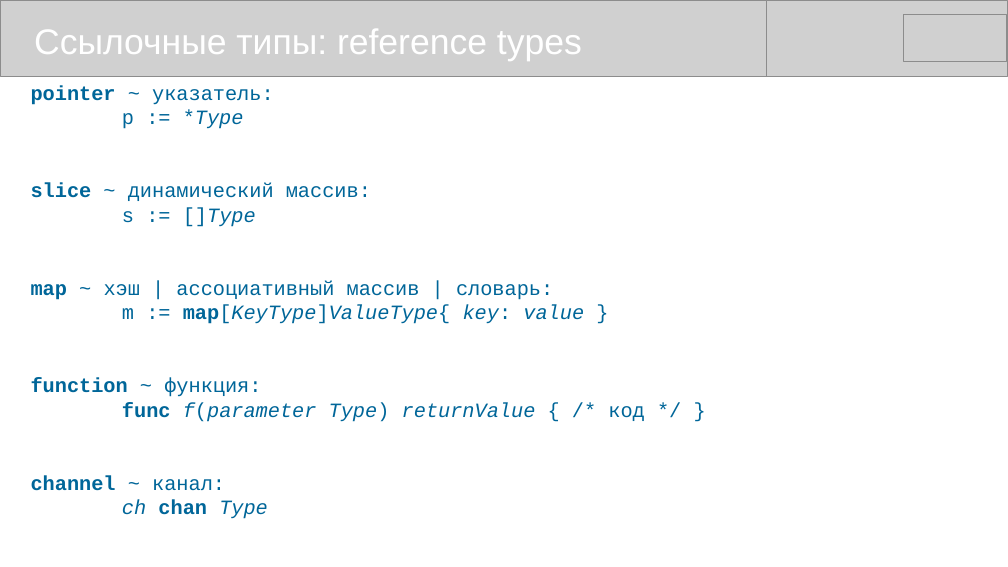
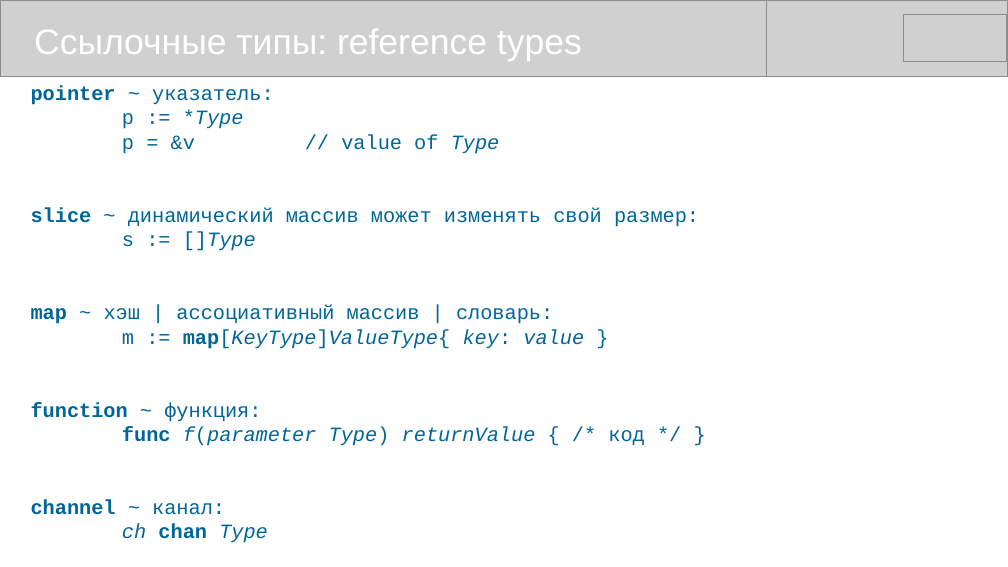
Before and after one commit to mike-shock/Go_language, a slide deck: slide 23 of Go_Review.odp. Drawn at 1008x567 pixels with LibreOffice and Linux fonts; fonts in the diff are those of the drawing; grey boxes stand for pictures. Boxes give left, top, right and bottom in pixels: in the first picture for what was removed or moved away, otherwise in the second. Text is boxed around its words. In the diff, an @@ line names an element or a change of style, - is before the commit and + after.

```diff
--- a/Go_Review.odp
+++ b/Go_Review.odp
@@ text at box(31, 134, 699, 227): text changed @@
-slice ~ динамический массив:
+p = &v // value of Type
+slice ~ динамический массив может изменять свой размер:
```
Also in this commit, not shown: 15 other slides changed, 1 slide added, 1 other file.
